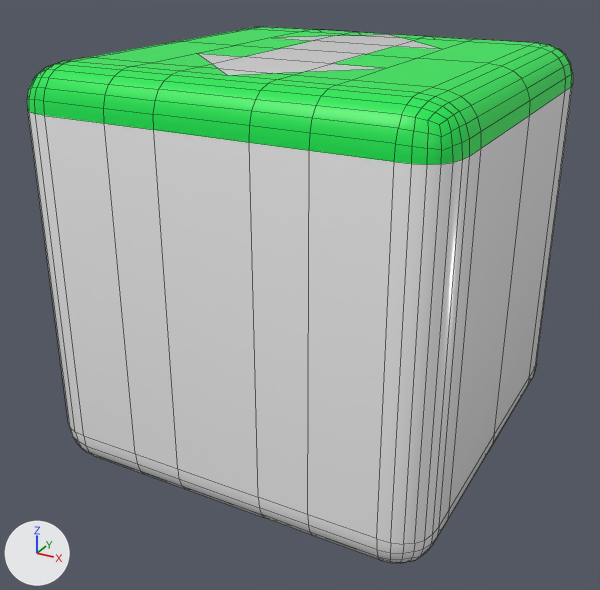
A saved change to the FBX model Tap Box/Assets/3d_Meshes/Box_D.fbx.
Before and after are seen from a 50 mm lens placed at (0.236, -0.455, 0.32), pointed at (-0.006, -0.016, 0.101). Lighting does not change. The marker at lower left points along +X, +Y and +Z. Mesh edges are drawn as thin lines. Where no turn or scale is listed for an object, it has been applied to the vertices.

Script lines for the objects in view, before the commit:
```python
me_mesh = bpy.data.meshes.new('Mesh')
me_mesh.from_pydata(...)  # 534 vertices, 544 faces; spans x -0.127..0.127, y -0.127..0.127, z -0.127..0.127
# faces by material slot: [250, 294]
me_mesh.materials.append(mat_03___default)  # green #0dec51
me_mesh.materials.append(mat_ceramic)  # white #fafafa
ob_box043 = bpy.data.objects.new('Box043', me_mesh)
ob_box043.location = (0.0, 0.0, 0.127)
```
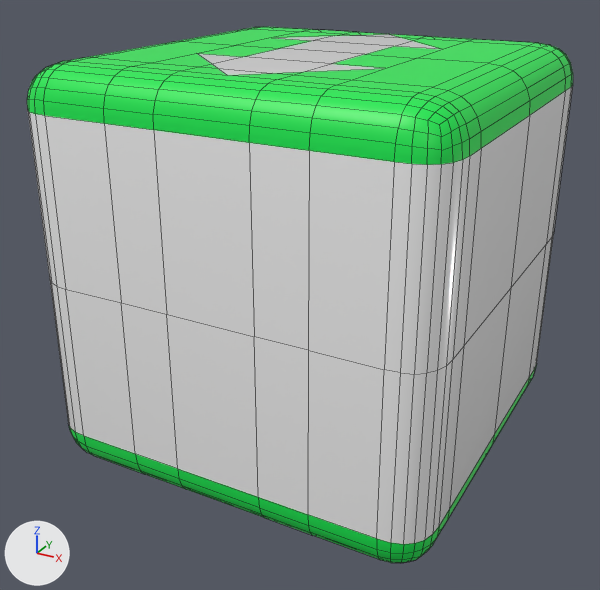
The newer file is also turned or shifted as a whole; pictures and numbers use the older file's frame.

Scene script edits in JSON lines:
```json
{"block": "me_mesh", "where": "# used by ob_box043; location = (0.0, 0.0, 0.127)"}
{"op": "remove", "block": "me_mesh", "code": "me_mesh.from_pydata(...)  # 534 vertices, 544 faces; spans x -0.127..0.127, y -0.127..0.127, z -0.127..0.127"}
{"op": "add", "block": "me_mesh", "code": "me_mesh.from_pydata(...)  # 594 vertices, 604 faces; spans x -0.127..0.127, y -0.127..0.127, z -0.127..0.127"}
{"block": "me_mesh", "change": "me_mesh part 1"}
{"block": "me_mesh", "change": "56 faces are deleted"}
{"block": "me_mesh", "change": "18 vertices are added at x -0.06..0.06, y -0.102..0.102, z -0.127"}
{"block": "me_mesh", "change": "42 new vertices lie (0.0, 0.0, -0.102) away from vertices in x -0.127..0.127, y -0.127..0.127, z 0.102"}
{"block": "me_mesh", "change": "94 new faces join them, mat_ceramic (white #fafafa)"}
{"block": "me_mesh", "change": "22 new faces join them, mat_03___default (green #0dec51)"}
{"block": "me_mesh", "change": "me_mesh part 2: 228 faces spanning x -0.127..0.127, y -0.127..0.127, z -0.127..-0.102 switch from mat_ceramic (white #fafafa) to mat_03___default (green #0dec51)"}
```

What differs and where, as boxes (x1, y1, x2, y2) in the pictures (600 x 590 px):
```json
{"part": 1, "of": "me_mesh", "change": "built on", "before": [28, 87, 572, 544], "after": [28, 87, 572, 544]}
{"part": 2, "of": "me_mesh", "change": "recoloured", "before": [69, 367, 536, 563], "after": [69, 367, 536, 563], "on screen": "white to green"}
```
